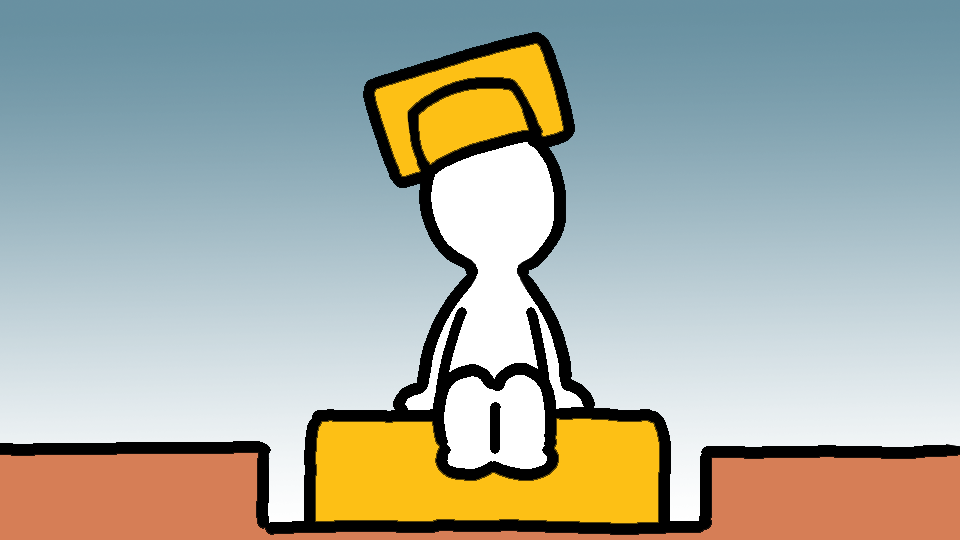
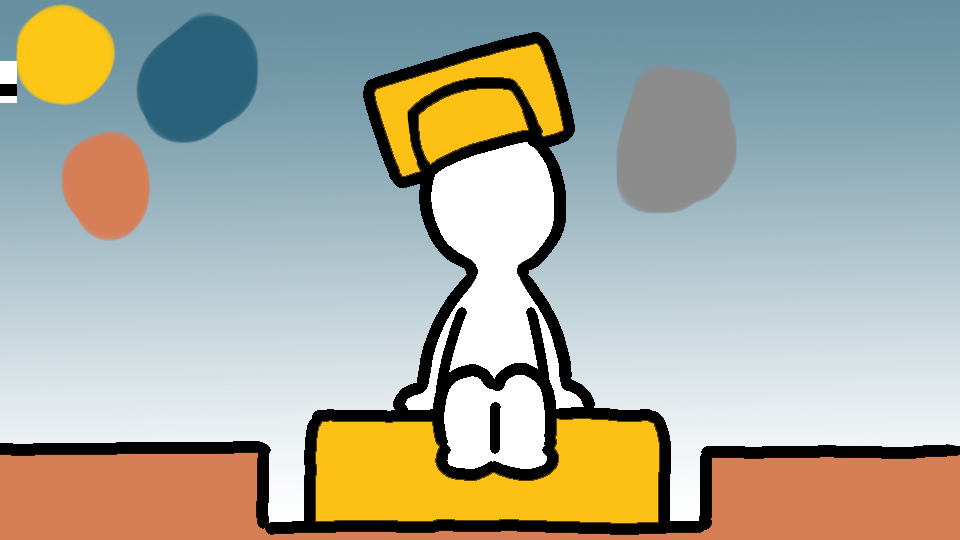
Layer changes from the first 960x540 image to the second:
added layer "레이어 6" above "레이어 4" over [0, 61, 17, 103]
added layer "레이어 4" above "레이어 5" over [15, 4, 737, 242]
